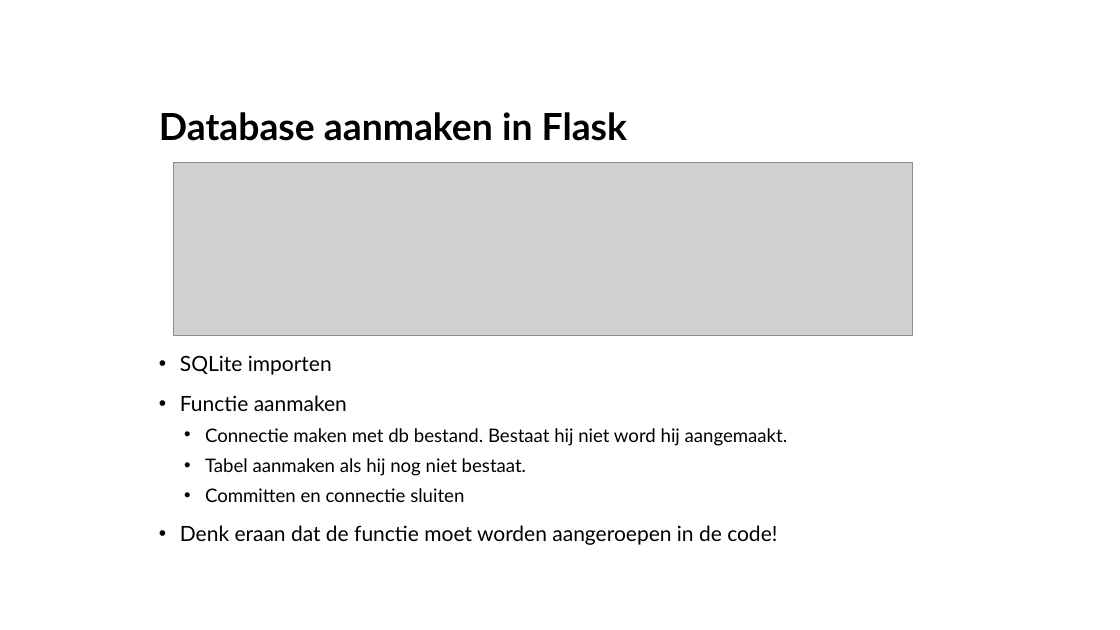
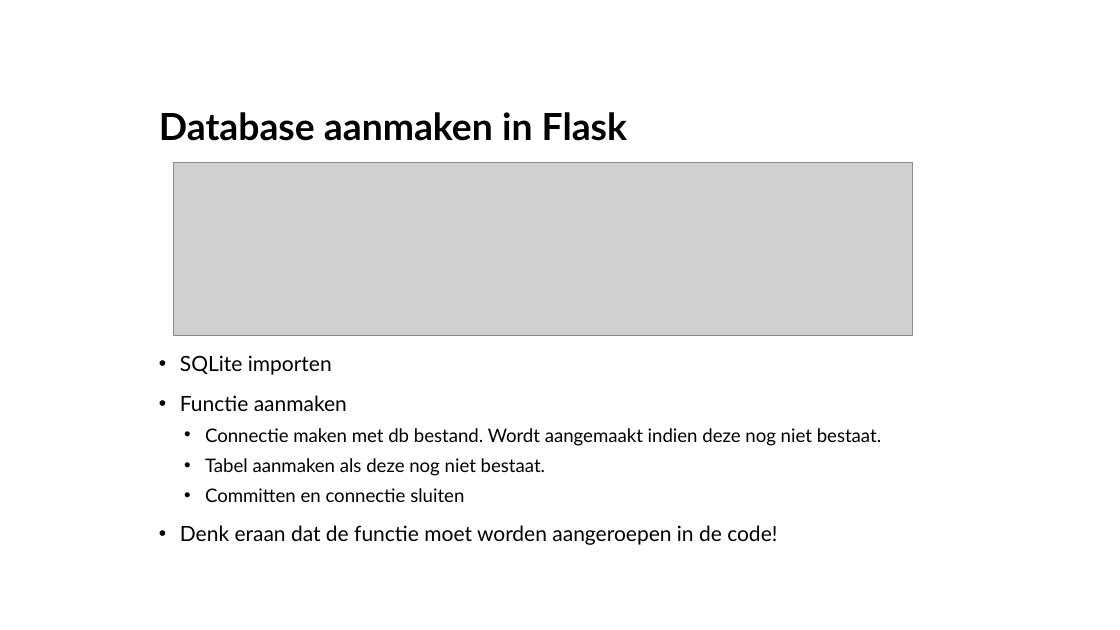
Before and after one commit to AlfaCollegeTeamICT/DIP2, a slide deck: slide 11 of Week 1 - Herhaling/Week 1 presentatie - Herhaling.pptx. Drawn at 1120x630 pixels with LibreOffice and Linux fonts; fonts in the diff are those of the drawing; grey boxes stand for pictures. Boxes give left, top, right and bottom in pixels: in the first picture for what was removed or moved away, otherwise in the second. Text is boxed around its words. In the diff, an @@ line names an element or a change of style, - is before the commit and + after.

```diff
--- a/Week 1 - Herhaling/Week 1 presentatie - Herhaling.pptx
+++ b/Week 1 - Herhaling/Week 1 presentatie - Herhaling.pptx
@@ text at bbox=[205, 428, 881, 476]: text changed @@
-  • Connectie maken met db bestand. Bestaat hij niet word hij aangemaakt.
-  • Tabel aanmaken als hij nog niet bestaat.
+  • Connectie maken met db bestand. Wordt aangemaakt indien deze nog niet bestaat.
+  • Tabel aanmaken als deze nog niet bestaat.
```
Also in this commit, not shown: 3 other slides changed.
